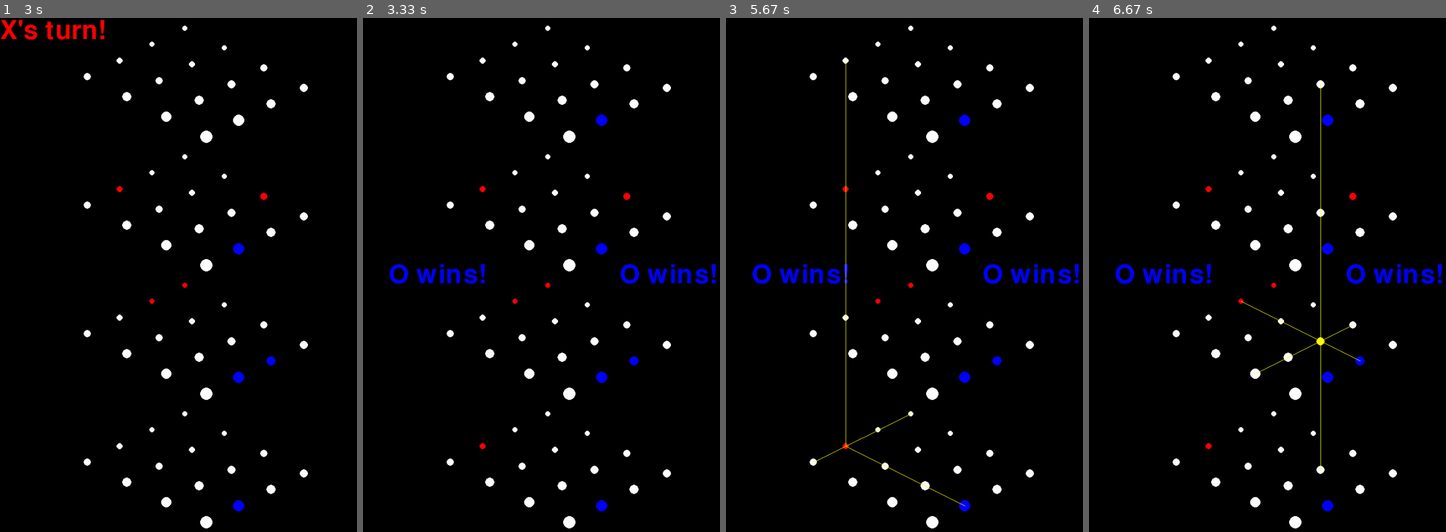
Above: before the commit, frames 1-4 (left to right).
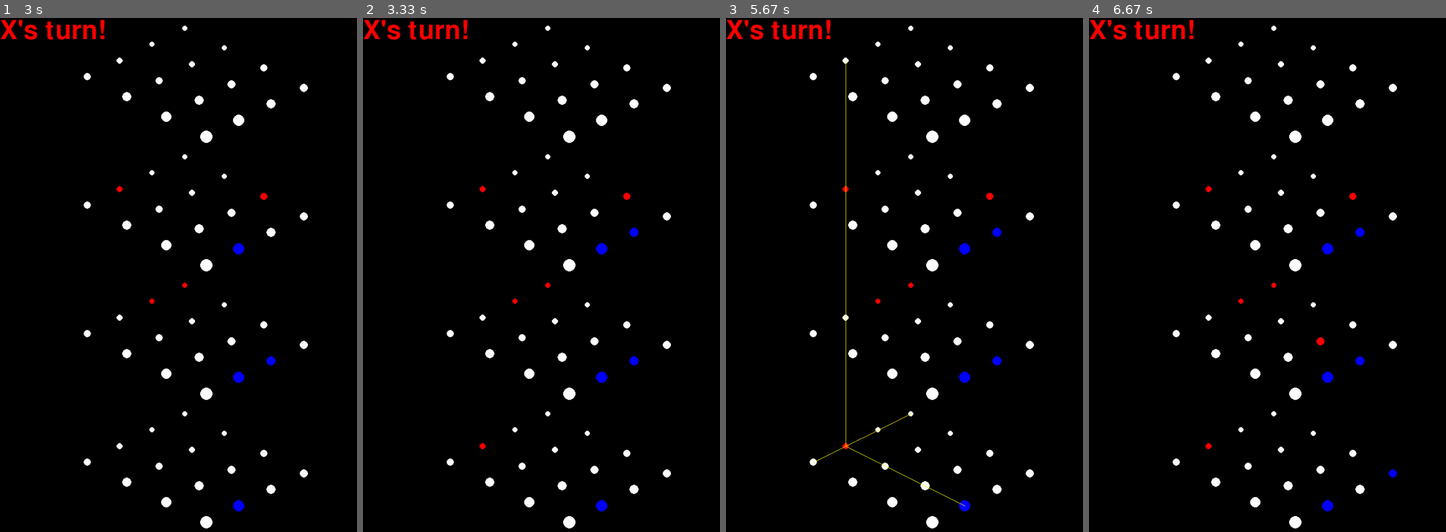
Above: after the commit, the same moments.

Repository: kluedemann/GitGud
Game: pygame game, started from main.py
Same seed, same stepped clock (60 frames per second), same inputs: the game is played once before the commit and once after it.
Inputs (mouse positions are in pixels of both pictures, inside the frame that each line leads up to):
- Up to frame 1 (3 s): click (185, 275) at 0.38 s; click (260, 208) at 1.32 s; move the mouse to (107, 192) at 1.6 s; click (107, 192) at 1.82 s; press the mouse at (107, 192) at 2.2 s; move the mouse to (135, 244) at 2.3 s; release the mouse at (160, 300) at 2.43 s
- Up to frame 2 (3.33 s): click (484, 460) at 3.17 s
- Up to frame 3 (5.67 s): click (986, 208) at 3.58 s; move the mouse to (943, 131) at 3.9 s; click (943, 131) at 4.07 s; move the mouse to (847, 439) at 5.6 s
- Up to frame 4 (6.67 s): click (1210, 439) at 5.88 s; move the mouse to (1210, 439) at 6.3 s; press the mouse at (1210, 439) at 6.33 s; move the mouse to (1263, 393) at 6.43 s; release the mouse at (1317, 346) at 6.57 s

Frame 1 is identical in both runs. In frame 2, 1.5% of the frame differs, in the area x 0-99%, y 0-52%; in frame 3, 1.5%; in frame 4, 1.8%, in the area x 0-99%, y 0-90%.

Commit message:
Weight next move with higher importance

Diff:
--- a/bot.py
+++ b/bot.py
@@ -153,8 +153,9 @@
         player: character for player
         """
         if depth >= self.max_depth or self.game_over(game):
-            # depth-based discounting
-            score = self.evaluate(game) * 0.9 ** depth
+            score = self.evaluate(game)
+            if depth == 0:
+                score *= 10
             return [-1, -1, -1, score]
 
         if player == self.player:
